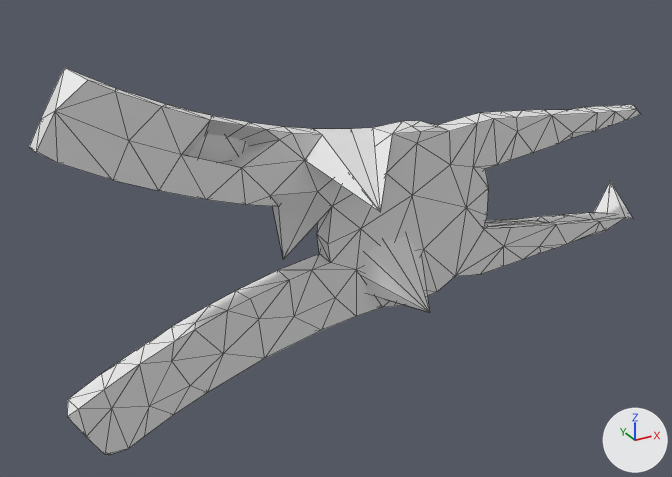
The OBJ model mesh_cnn/datasets/random_pertubations/T543.obj, before and after one commit.
Rendered twice from a 50 mm camera at (-0.974, -1.692, 0.821) aimed at (-0.032, 0.02, -0.035). The axes (+X, +Y, +Z) are drawn at lower right. The lights are the same throughout. Mesh edges are drawn as thin lines. Where no turn or scale is listed for an object, it has been applied to the vertices.

Script lines for the objects in view, before the commit:
```python
me_t543 = bpy.data.meshes.new('T543')
me_t543.from_pydata(...)  # 252 vertices, 500 faces; spans x -0.68..0.89, y -0.22..0.13, z -0.42..0.42
ob_t543 = bpy.data.objects.new('T543', me_t543)
ob_t543.location = (0.0, 0.0, 0.0)
```
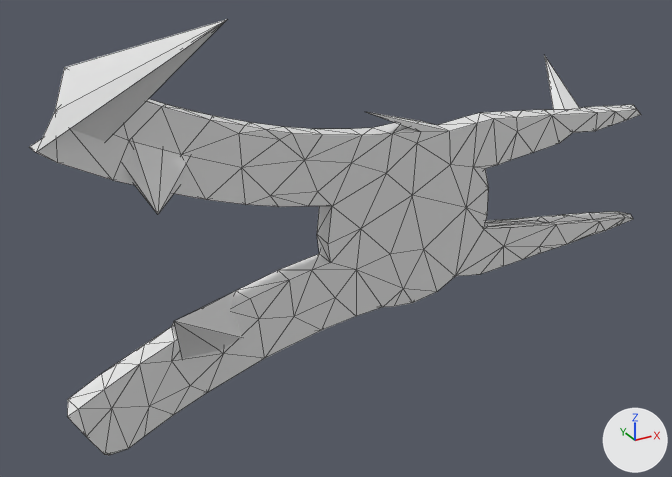
What differs and where, as boxes [x1, y1, x2, y2] in the pictures (672 x 477 px; the box of a moved part takes in the faces that stretch with it):
'T543', reshaped (13% taller): before [29, 68, 641, 455]; after [30, 19, 641, 455]
part 1 of me_t543, moved or reshaped: before [29, 69, 430, 313]; after [30, 19, 331, 358]
part 2 of me_t543, moved or reshaped: before [560, 131, 633, 219]; after [544, 55, 633, 230]
part 3 of me_t543, moved or reshaped: before [412, 121, 448, 132]; after [367, 112, 448, 132]
part 4 of me_t543, moved or reshaped: before [305, 128, 392, 212]; after [305, 128, 391, 163]

Patch to the scene script:
```diff
--- a/mesh_cnn/datasets/random_pertubations/T543.obj.py
+++ b/mesh_cnn/datasets/random_pertubations/T543.obj.py
@@ me_t543 @@
 me_t543.from_pydata(...)  # 252 vertices, 500 faces; spans x -0.68..0.89, y -0.22..0.13, z -0.42..0.42
 # used by ob_t543; location = (0.0, 0.0, 0.0)
-me_t543.vertices[125].co = (0.14, -0.12, -0.21)  # pixel (429, 312)
-me_t543.vertices[145].co = (-0.15, 0.06, -0.08)  # pixel (283, 259)
-me_t543.vertices[177].co = (-0.31, 0.13, 0.18)
-me_t543.vertices[195].co = (-0.35, 0.03, -0.22)
-me_t543.vertices[208].co = (-0.42, 0.03, 0.25)
-me_t543.vertices[246].co = (-0.65, 0.03, 0.33)  # pixel (40, 119)
-me_t543.vertices[7].co = (0.89, 0.1, -0.08)  # pixel (610, 180)
-me_t543.vertices[34].co = (0.62, -0.02, 0.12)  # pixel (572, 138)
-me_t543.vertices[103].co = (0.21, -0.02, 0.21)  # pixel (437, 127)
-me_t543.vertices[140].co = (-0.06, -0.22, 0.12)  # pixel (380, 212)
+# me_t543 part 1
+me_t543.vertices[125].co = (0.07, 0.03, -0.09)
+me_t543.vertices[145].co = (-0.13, -0.03, 0.08)  # pixel (308, 206)
+me_t543.vertices[177].co = (-0.28, -0.03, 0.26)  # pixel (238, 133)
+me_t543.vertices[195].co = (-0.52, -0.27, 0.02)  # pixel (173, 321)
+me_t543.vertices[208].co = (-0.48, -0.1, 0.15)  # pixel (157, 214)
+me_t543.vertices[246].co = (-0.39, -0.27, 0.54)  # pixel (227, 19)
+# me_t543 part 2
+me_t543.vertices[7].co = (0.82, -0.02, -0.16)  # pixel (619, 225)
+me_t543.vertices[34].co = (0.75, 0.26, 0.26)  # pixel (544, 54)
+# me_t543 part 3
+me_t543.vertices[103].co = (0.01, -0.02, 0.27)
+# me_t543 part 4
+me_t543.vertices[140].co = (0.01, -0.03, 0.22)  # pixel (362, 135)
```
